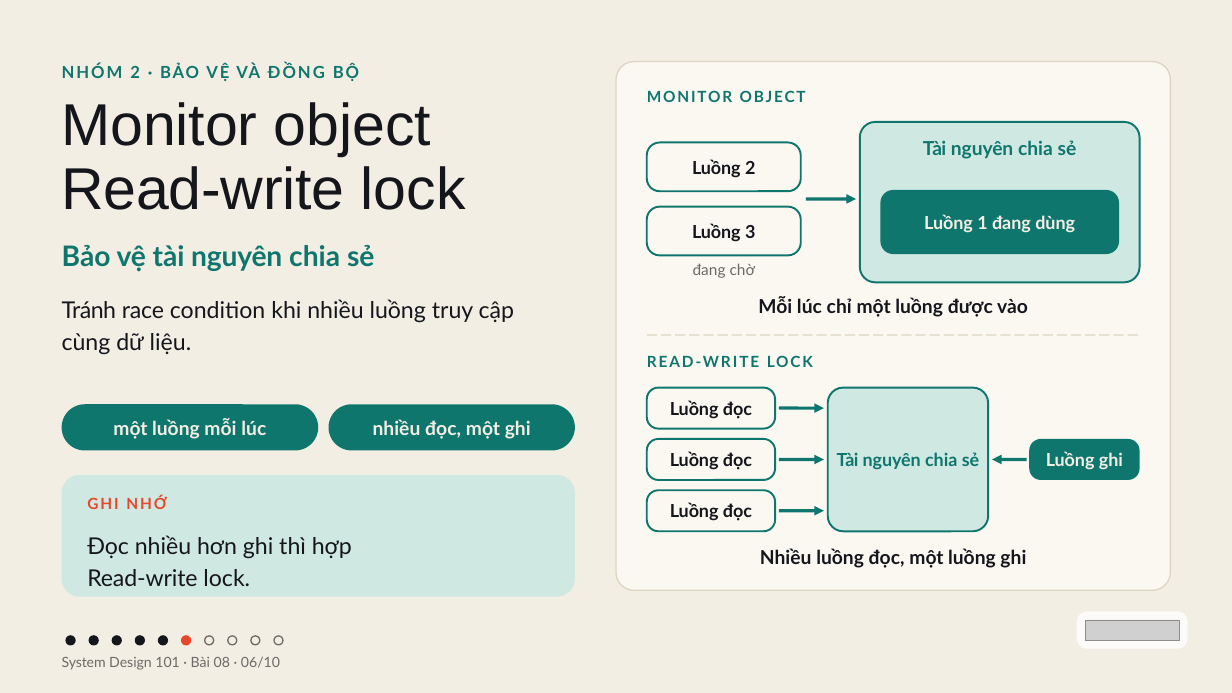
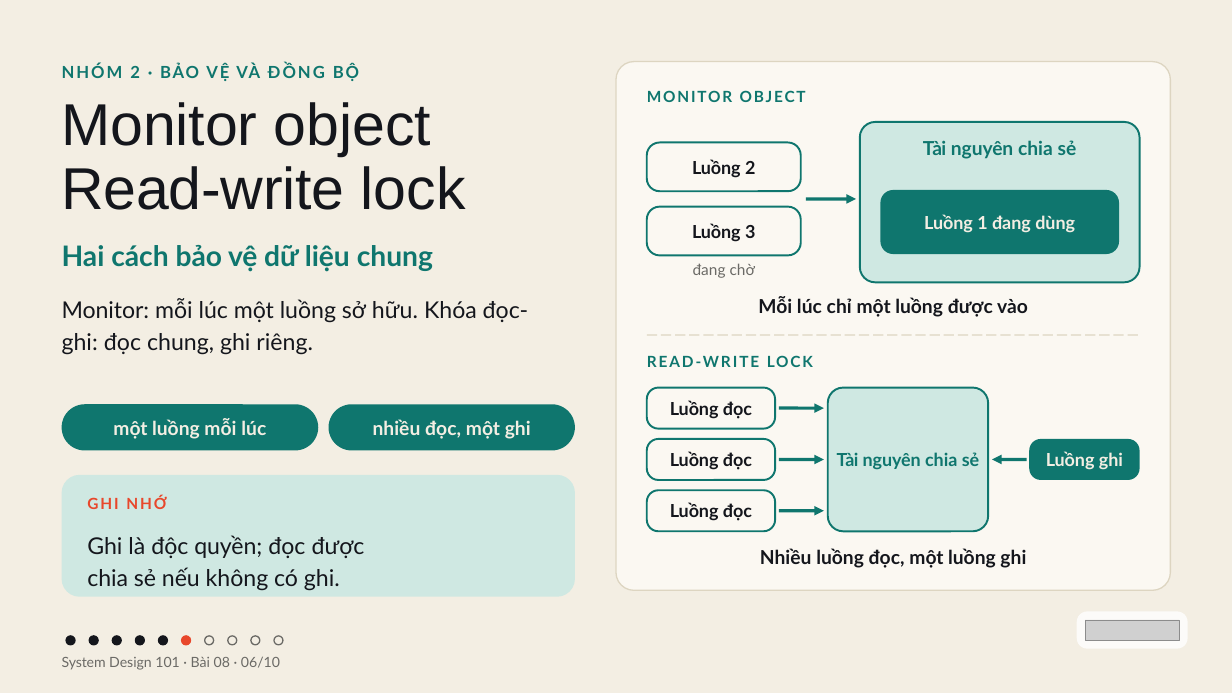
Before and after one commit to vohoailinh90/tool-marketing-studio, a slide deck: slide 6 of system-design-101/vi/lessons/sd-10-008/slides/sd-10-008.pptx. Drawn at 1232x693 pixels with LibreOffice and Linux fonts; fonts in the diff are those of the drawing; grey boxes stand for pictures. Boxes give left, top, right and bottom in pixels: in the first picture for what was removed or moved away, otherwise in the second. Text is boxed around its words. In the diff, an @@ line names an element or a change of style, - is before the commit and + after.

```diff
--- a/system-design-101/vi/lessons/sd-10-008/slides/sd-10-008.pptx
+++ b/system-design-101/vi/lessons/sd-10-008/slides/sd-10-008.pptx
@@ text at <box>62,245,433,272</box>: text changed @@
-Bảo vệ tài nguyên chia sẻ
+Hai cách bảo vệ dữ liệu chung
@@ text at <box>62,298,529,355</box>: text changed @@
-Tránh race condition khi nhiều luồng truy cập cùng dữ liệu.
+Monitor: mỗi lúc một luồng sở hữu. Khóa đọc-ghi: đọc chung, ghi riêng.
@@ text at <box>87,535,365,591</box>: text changed @@
-Đọc nhiều hơn ghi thì hợp Read-write lock.
+Ghi là độc quyền; đọc được chia sẻ nếu không có ghi.
```
Also in this commit, not shown: 6 other slides changed.
